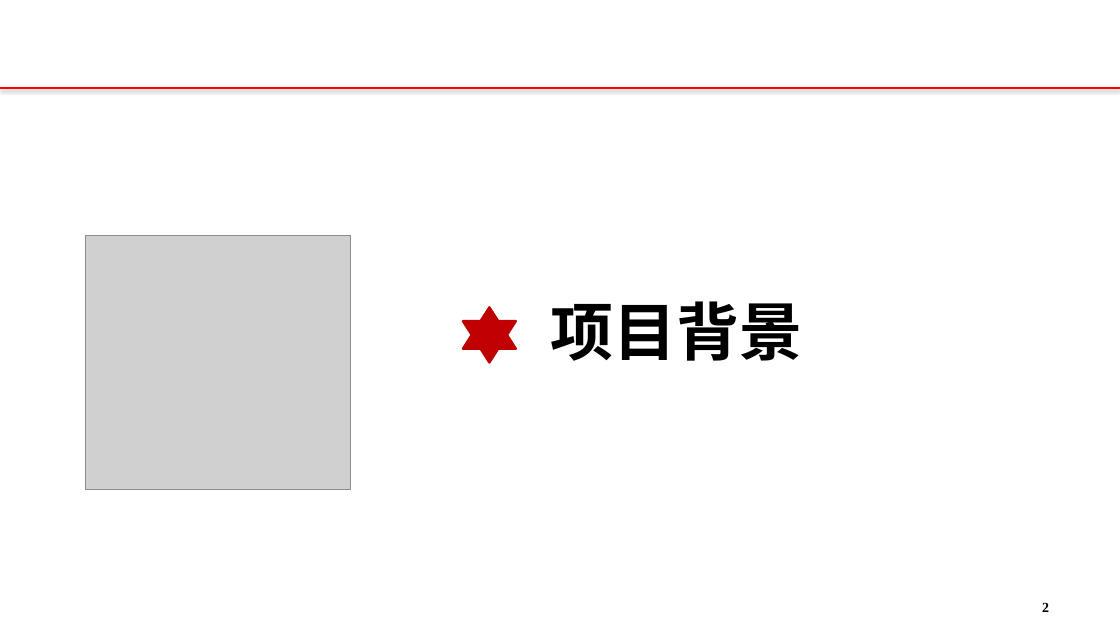
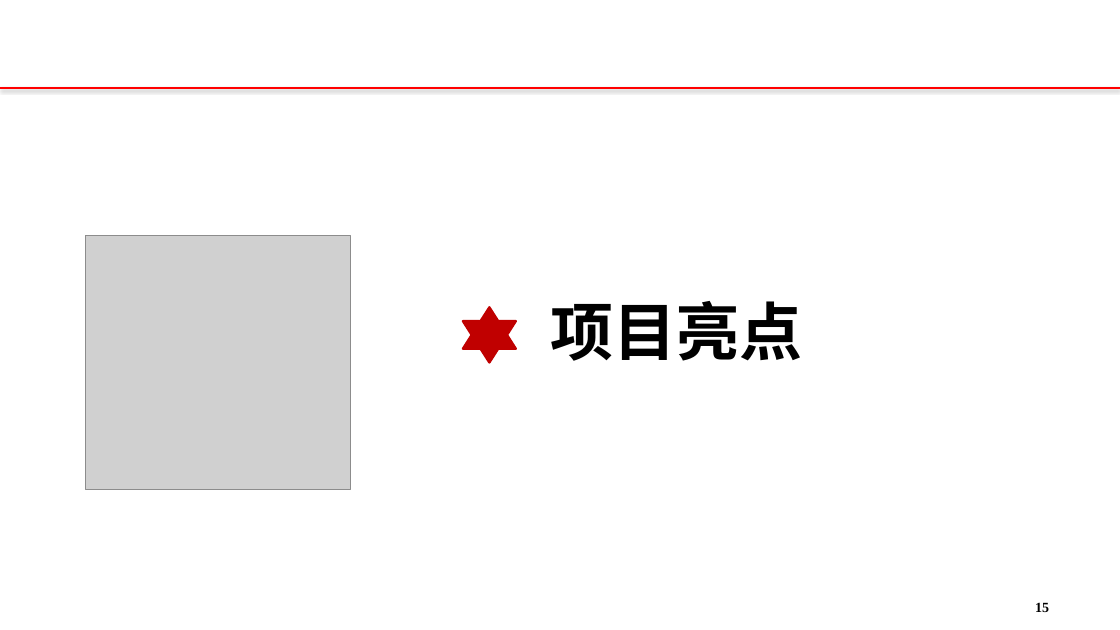
Before and after one commit to 12301068JiangDongyu/Uplan, a slide deck: slide 16 of doc/联通公务车管理系统.pptx (slide 3 before the commit). Drawn at 1120x630 pixels with LibreOffice and Linux fonts; fonts in the diff are those of the drawing; grey boxes stand for pictures; background and template pictures are left out. Boxes give left, top, right and bottom in pixels: in the first picture for what was removed or moved away, otherwise in the second. Text is boxed around its words. In the diff, an @@ line names an element or a change of style, - is before the commit and + after.

```diff
--- a/doc/联通公务车管理系统.pptx
+++ b/doc/联通公务车管理系统.pptx
@@ text at <box>551,301,803,361</box>: text changed @@
-项目背景
+项目亮点
@@ page number at <box>1035,602,1049,612</box>: text changed @@
-2
+15
```
Also in this commit, not shown: 11 other slides changed, 6 slides added, 3 slides removed, 3 other files.
